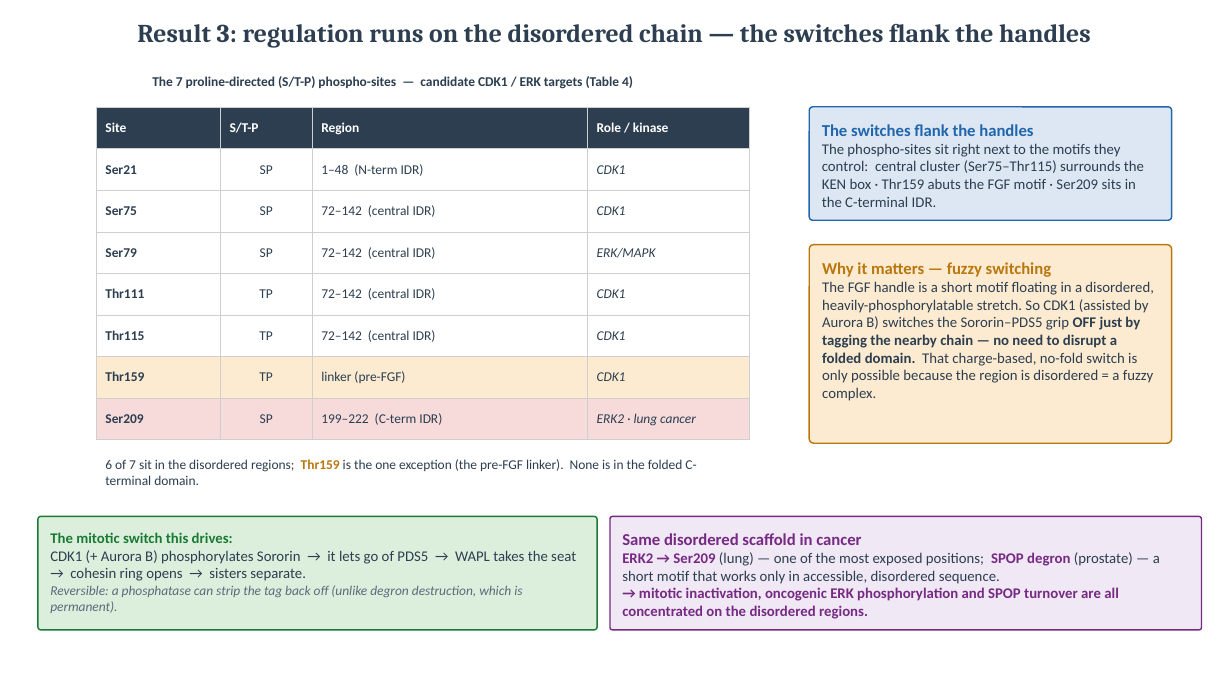
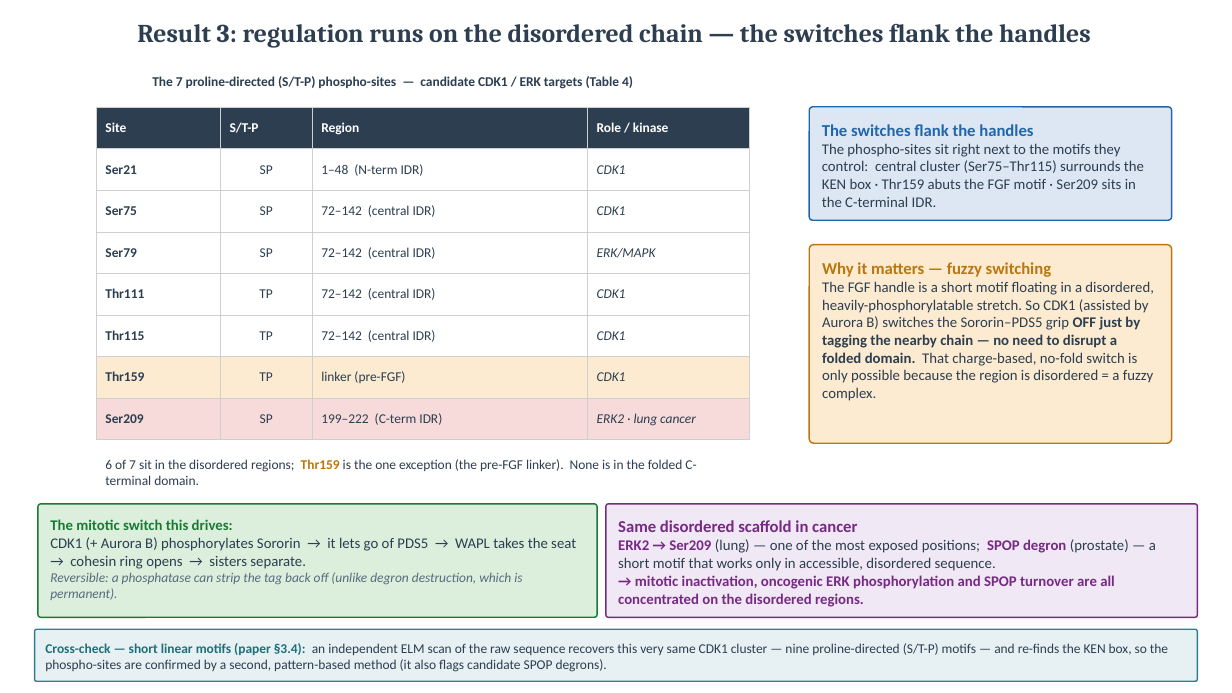
Before and after one commit to amirh0ss3in/Sororin_project, a slide deck: slide 12 of Sororin_mechanism_flowchart.pptx. Drawn at 1232x693 pixels with LibreOffice and Linux fonts; fonts in the diff are those of the drawing. Boxes give left, top, right and bottom in pixels: in the first picture for what was removed or moved away, otherwise in the second. Text is boxed around its words. In the diff, an @@ line names an element or a change of style, - is before the commit and + after.

```diff
--- a/Sororin_mechanism_flowchart.pptx
+++ b/Sororin_mechanism_flowchart.pptx
@@ rounded rectangle "The mitotic switch this drives:": place and size @@
-rounded rectangle "The mitotic switch this drives:" at box(38, 517, 597, 630)
+rounded rectangle "The mitotic switch this drives:" at box(38, 504, 597, 617)
@@ rounded rectangle "Same disordered scaffold in cancer": place and size @@
-rounded rectangle "Same disordered scaffold in cancer" at box(610, 517, 1202, 630)
+rounded rectangle "Same disordered scaffold in cancer" at box(606, 504, 1198, 617)
@@ rounded rectangle added at box(34, 629, 1197, 681), fill #E7F1F3, outline #2E8090 1.1 pt, 10.5 pt, text #2C3E50 @@
+Cross-check — short linear motifs (paper §3.4): an independent ELM scan of the raw sequence recovers this very same CDK1 cluster — nine proline-directed (S/T-P) motifs — and re-finds the KEN box, so the phospho-sites are confirmed by a second, pattern-based method (it also flags candidate SPOP degrons).
```
Also in this commit, not shown: 1 slide added, 6 other files.
